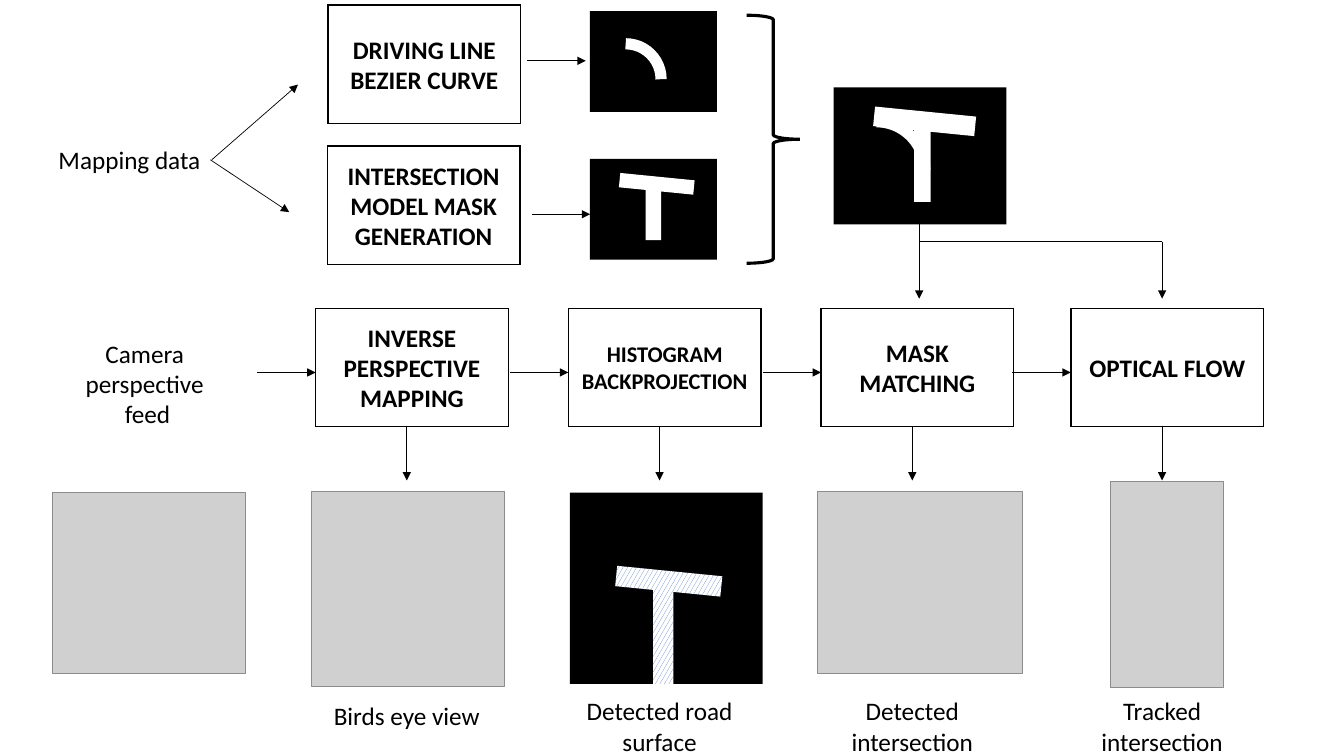
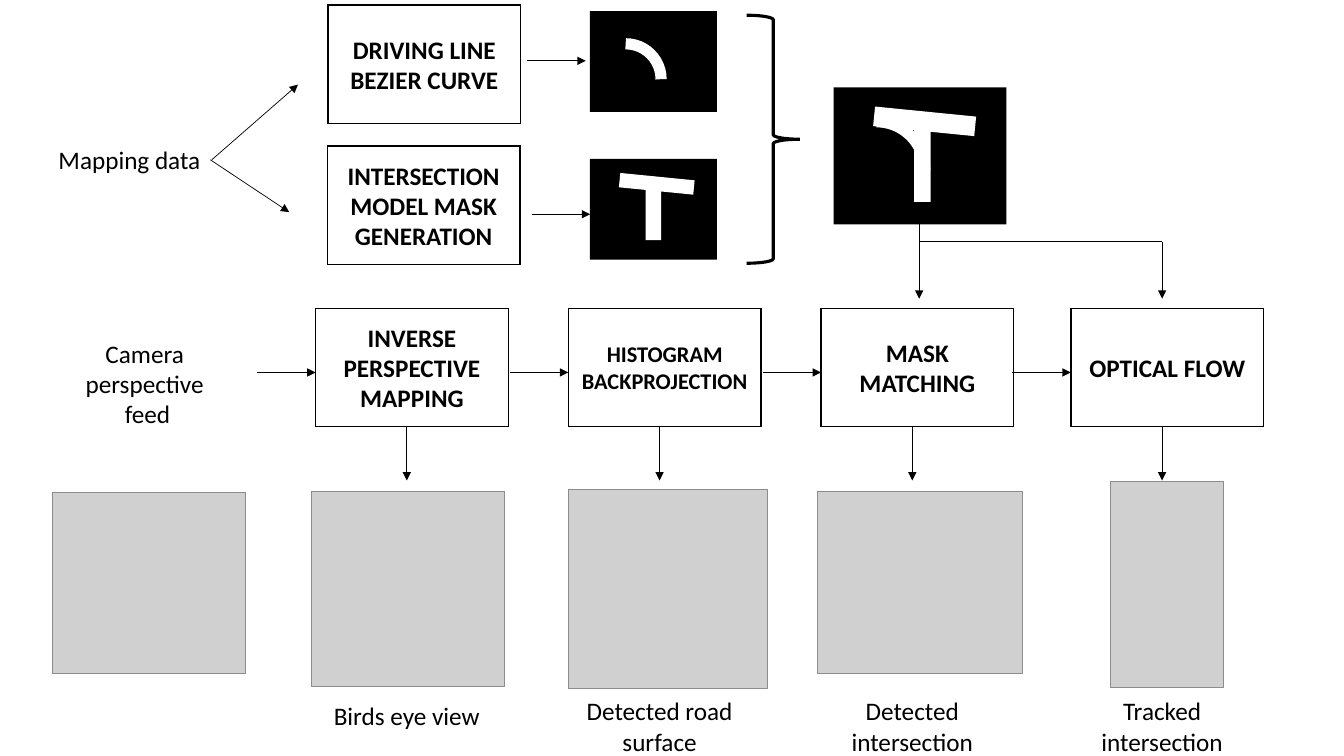
Before and after one commit to MickWPM/Thesis, a slide deck: slide 1 of Docs/Final/systemOverview.pptx. Drawn at 1344x756 pixels with LibreOffice and Linux fonts; fonts in the diff are those of the drawing; grey boxes stand for pictures. Boxes give left, top, right and bottom in pixels: in the first picture for what was removed or moved away, otherwise in the second. Text is boxed around its words. In the diff, an @@ line names an element or a change of style, - is before the commit and + after.

```diff
--- a/Docs/Final/systemOverview.pptx
+++ b/Docs/Final/systemOverview.pptx
@@ picture added at (569,490,767,689) @@
@@ rectangle removed at (570,493,762,685) @@
@@ rectangle removed at (615,565,723,596) @@
@@ rectangle removed at (654,578,674,684) @@
```
Also in this commit, not shown: 3 other files.
